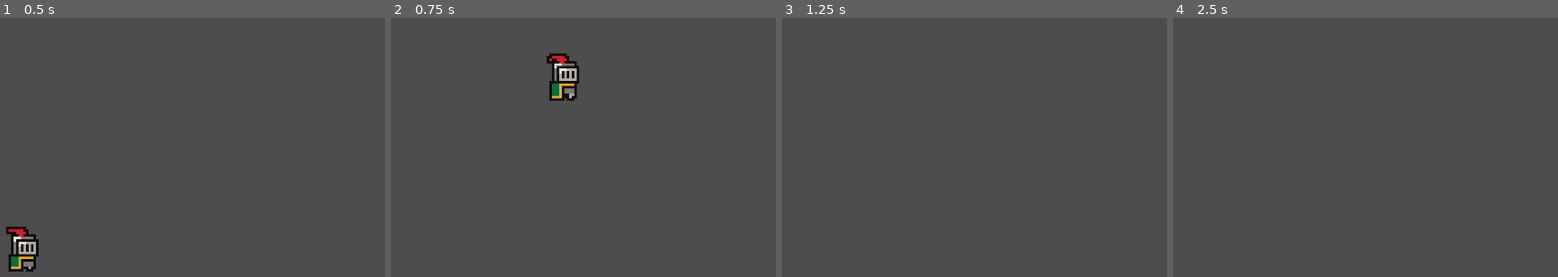
Above: before the commit, frames 1-4 (left to right).
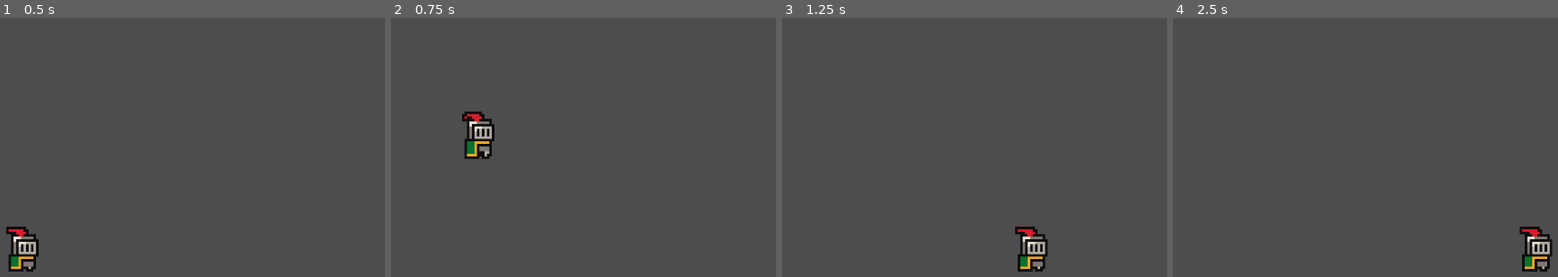
Above: after the commit, the same moments.

Repository: ashwinimanoj/first-godot-game
Game: Godot game, scene res://scenes/game.tscn
Two runs of this game, one before a commit and one after it. Both use one fixed random seed, a clock stepped at 60 frames per second and the inputs below.
Inputs:
- Up to frame 1 (0.5 s): no input
- Up to frame 2 (0.75 s): tap Enter (ui_accept) at 0.5 s; hold Right (ui_right) from 0.53 s (still down)
- Up to frame 3 (1.25 s): keep holding Right (ui_right); tap Enter (ui_accept) at 0.77 s
- Up to frame 4 (2.5 s): tap Enter (ui_accept) at 1.52, 2 s; release Right (ui_right) at 2.03 s; hold Left (ui_left) from 2.03 s (still down)

Frame 1 is identical in both runs. In frame 2, 2.4% of the frame differs, in the area x 18-49%, y 13-55%; in frame 3, 1.1%; in frame 4, 1.2%.

Commit message:
Lower speed and jump velocity

Diff:
--- a/player.gd
+++ b/player.gd
@@ -1,8 +1,8 @@
 extends CharacterBody2D
 
 
-const SPEED = 300.0
-const JUMP_VELOCITY = -400.0
+const SPEED = 130.0
+const JUMP_VELOCITY = -300.0
 
 # Get the gravity from the project settings to be synced with RigidBody nodes.
 var gravity = ProjectSettings.get_setting("physics/2d/default_gravity")
--- a/scenes/player.tscn
+++ b/scenes/player.tscn
@@ -50,7 +50,7 @@
 sprite_frames = SubResource("SpriteFrames_gs6ks")
 animation = &"idle"
 autoplay = "idle"
-frame_progress = 0.882578
+frame_progress = 0.662097
 
 [node name="CollisionShape2D" type="CollisionShape2D" parent="."]
 position = Vector2(0, -6)
